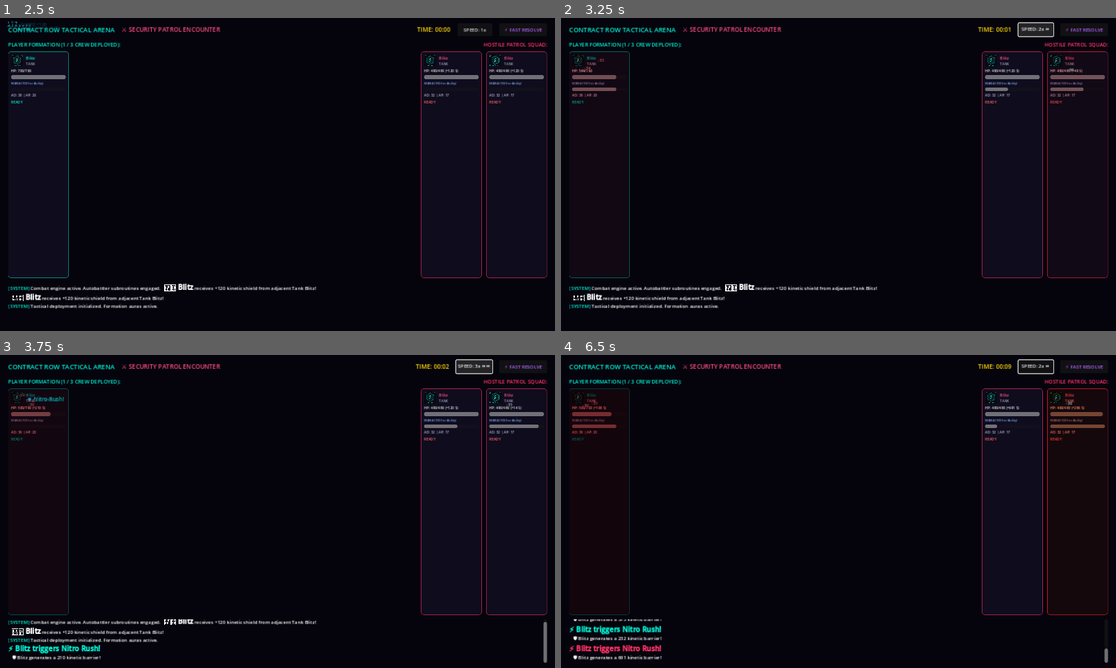
Above: before the commit, frames 1-4 (two rows, left to right).
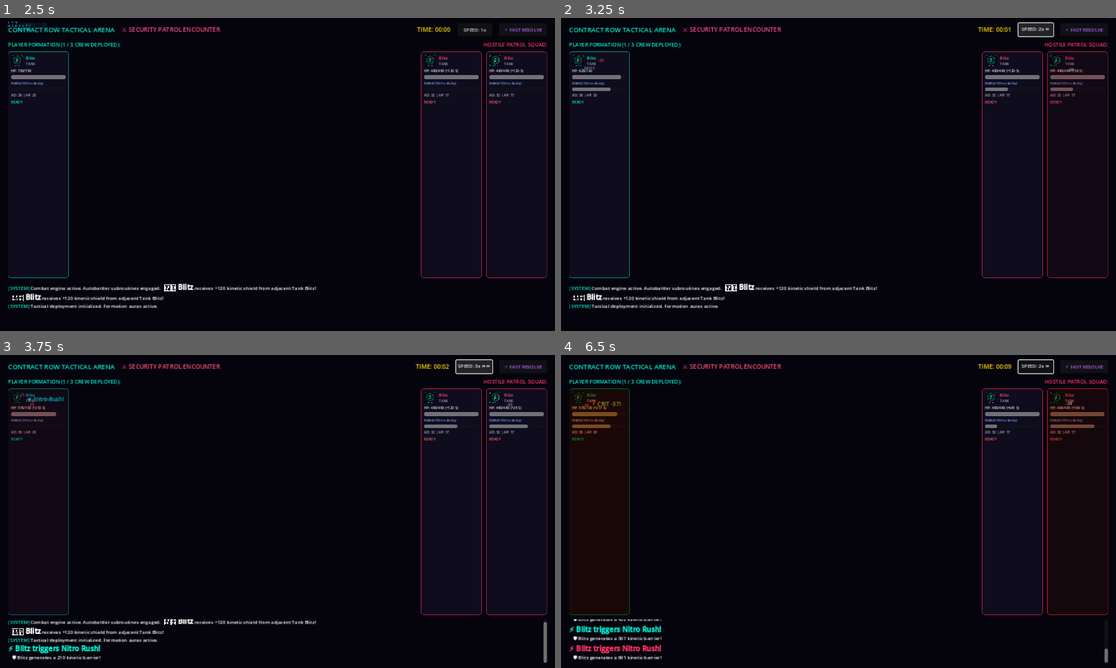
Above: after the commit, the same moments.

Repository: TheStickface/Cyberstack
Game: Godot game, scene res://src/ui/screens/Main.tscn
The game is run twice, just before and just after one commit, with the same random seed, the same clock (stepped at 60 frames per second) and the same inputs.
Inputs (mouse positions are in pixels of both pictures, inside the frame that each line leads up to):
- Up to frame 1 (2.5 s): click "[INITIATE JOB / NEW RUN]" at 0.5 s; click "▶ [LOCK IN & DEPLOY]" at 1.25 s; click "ENTER COMBAT [⚔ FIGHT]" at 2 s
- Up to frame 2 (3.25 s): click "SPEED: 1x" at 2.75 s
- Up to frame 3 (3.75 s): click "SPEED: 2x ⏩" at 3.5 s
- Up to frame 4 (6.5 s): tap Enter at 4.25 s; move the mouse to (960, 495) at 4.27 s; hold D 4.28-5 s; tap F at 4.35 s; click (960, 495) at 4.42 s; tap Space at 4.52 s; click "SPEED: 1x ▶" at 5 s; drag from (727, 527) to (810, 574) at 5.77 s

Frame 1 is identical in both runs. In frame 2, 0.5% of the frame differs, in the area x 1-95%, y 10-84%; in frame 3, less than 0.1%; in frame 4, 0.5%, in the area x 1-98%, y 10-92%.
Error before the commit: Invalid call. Nonexistent function 'to_local' in base 'Control (TacticalTetherOverlay)'. (res://src/ui/screens/CombatMockArena.gd:137)
Error after the commit: Invalid call. Nonexistent function 'to_local' in base 'Control (TacticalTetherOverlay)'. (res://src/ui/screens/CombatMockArena.gd:139)

Commit message:
feat(combat): integrate armor and evasion stats and formation bonuses into CombatantState

Diff:
--- a/src/ui/screens/CombatMockArena.gd
+++ b/src/ui/screens/CombatMockArena.gd
@@ -18,6 +18,8 @@
 	var ability_power: float = 20.0
 	var attack_speed: float = 1.0 # Attacks per second
 	var crit_chance: float = 0.05
+	var armor: float = 20.0
+	var evasion: float = 0.0
 	var attack_timer: float = 0.0
 	var alive: bool = true
 	var active_conduit_id: String = ""
@@ -223,6 +225,8 @@
 		var spd = unit.calculate_effective_stat(Enums.StatType.SPEED)
 		state.attack_speed = clampf(spd / 50.0, 0.6, 2.5)
 		state.crit_chance = unit.calculate_effective_stat(Enums.StatType.CRIT_CHANCE)
+		state.armor = unit.calculate_effective_stat(Enums.StatType.ARMOR)
+		state.evasion = unit.calculate_effective_stat(Enums.StatType.EVASION)
 
 		# Integrate formation auras, intrinsic socket doctrines, and tactical conduits
 		var form_bonuses: Dictionary = combat_payload.get("formation_bonuses", {})
@@ -235,6 +239,8 @@
 			state.ability_power += b.get("ability_power_bonus", 0.0)
 			state.attack_speed *= (1.0 + b.get("attack_speed_bonus", 0.0))
 			state.crit_chance += b.get("crit_bonus", 0.0)
+			state.armor += b.get("armor_bonus", 0.0)
+			state.evasion += b.get("evasion_bonus", 0.0)
 			state.current_mana = clampf(state.current_mana + b.get("starting_mana_bonus", 0.0), 0.0, state.max_mana)
 			state.active_conduit_id = b.get("active_conduit_id", "")
 			state.slot_doctrine_id = b.get("slot_doctrine_id", "")
@@ -245,6 +251,8 @@
 		state.ability_power = 20.0
 		state.attack_speed = 1.0
 		state.crit_chance = 0.05
+		state.armor = 20.0
+		state.evasion = 0.0
 
 
 	# Scale enemy combatants by district progression and boss tier
@@ -512,10 +520,33 @@
 	if target == null:
 		return
 
+	# Evasion: a full dodge — matches BalanceSimulator's basic-attack model
+	# exactly (target["evasion"] roll before crit/damage), so a Net-Phantom's
+	# Cloak/Phase Infiltration evasion actually does something in real combat.
+	if randf() < target.evasion:
+		_spawn_floating_combat_text(target, "MISS", Color(0.7, 0.7, 0.8), false)
+		return
+
 	var crit_chance = att.crit_chance
 	var is_crit = randf() < crit_chance
 	var mult = 1.5 if is_crit else 1.0
 	var dmg = att.attack_damage * randf_range(0.9, 1.1) * mult
+
+	# Thermal Tag: attacker's own Thermal-tagged augments burn target armor on
+	# every basic attack (same formula/floor as BalanceSimulator).
+	if att.unit:
+		var thermal_tags := 0
+		for t in att.unit.get_all_tags():
+			if t == Enums.AugmentTag.THERMAL:
+				thermal_tags += 1
+		if thermal_tags >= 2:
+			target.armor = maxf(-25.0, target.armor - 2.5 * thermal_tags)
+
+	# Armor mitigation — same diminishing-returns formula as BalanceSimulator
+	# (100 / (100 + armor)), so Corp Enforcer/Bio-Synthetic armor stacking
+	# actually reduces incoming damage instead of doing nothing.
+	var damage_mult = 100.0 / (100.0 + maxf(0.0, target.armor))
+	dmg *= damage_mult
 
 	_apply_damage(target, dmg, att, false, is_crit)
 
